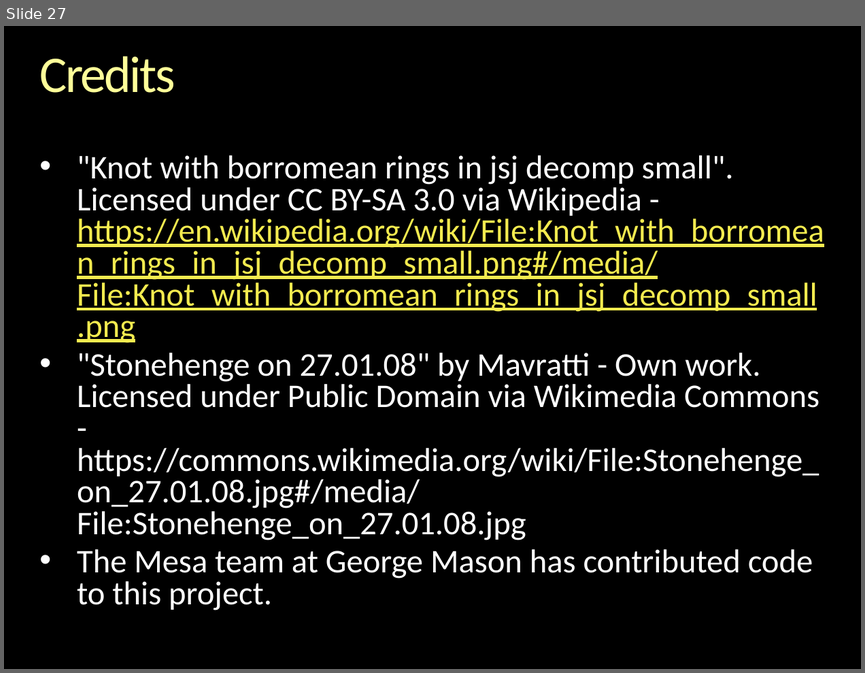
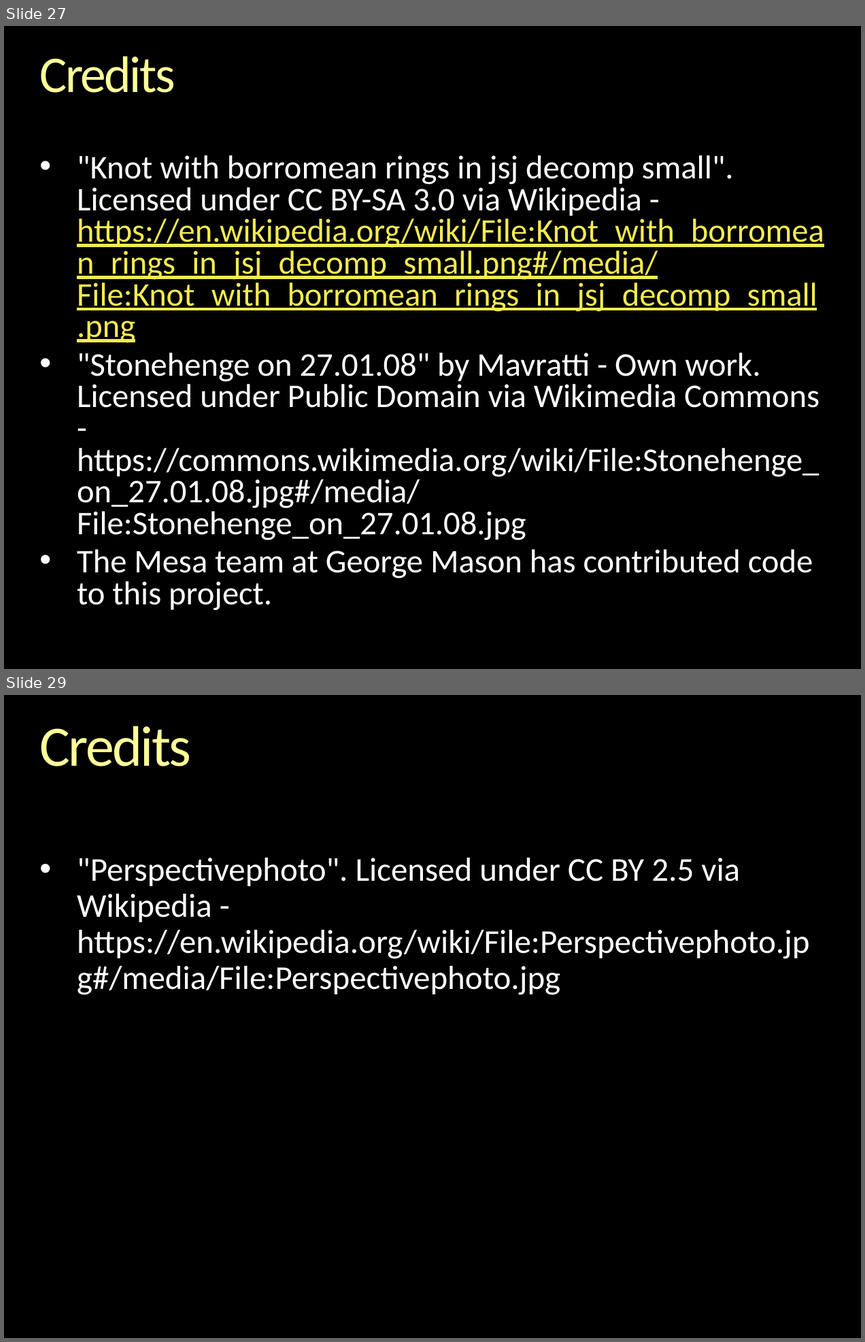
Before and after one commit to gcallah/indras_net, a slide deck: docs/ABMsAsAlgebraic.pptx. Shown one above the other, each under a label of ours: slide 27 before the commit, slides 27 and 29 after it; the slides between them are not shown. The pictures are 865x673 and 865x1342 pixels, drawn with LibreOffice and Linux fonts; fonts in the diff are those of the drawing; background and template pictures are left out. Boxes give left, top, right and bottom in pixels: in the first picture for what was removed or moved away, otherwise in the second. Text is boxed around its words. In the diff, an @@ line names an element or a change of style, - is before the commit and + after.

```diff
--- a/docs/ABMsAsAlgebraic.pptx
+++ b/docs/ABMsAsAlgebraic.pptx
@@ slide 29 added at (x1=4, y1=695, x2=861, y2=1338), background picture (left out) @@
@@ title added at (x1=39, y1=726, x2=191, y2=766), 48 pt, text gradient #FFFFB9 to #FFFF99 to #F6AE1E @@
+Credits
@@ text added at (x1=77, y1=858, x2=810, y2=995), 28 pt, text #FFFFFF @@
+• "Perspectivephoto". Licensed under CC BY 2.5 via Wikipedia - https://en.wikipedia.org/wiki/File:Perspectivephoto.jpg#/media/File:Perspectivephoto.jpg
```
Also in this commit, not shown: 4 slides changed.
